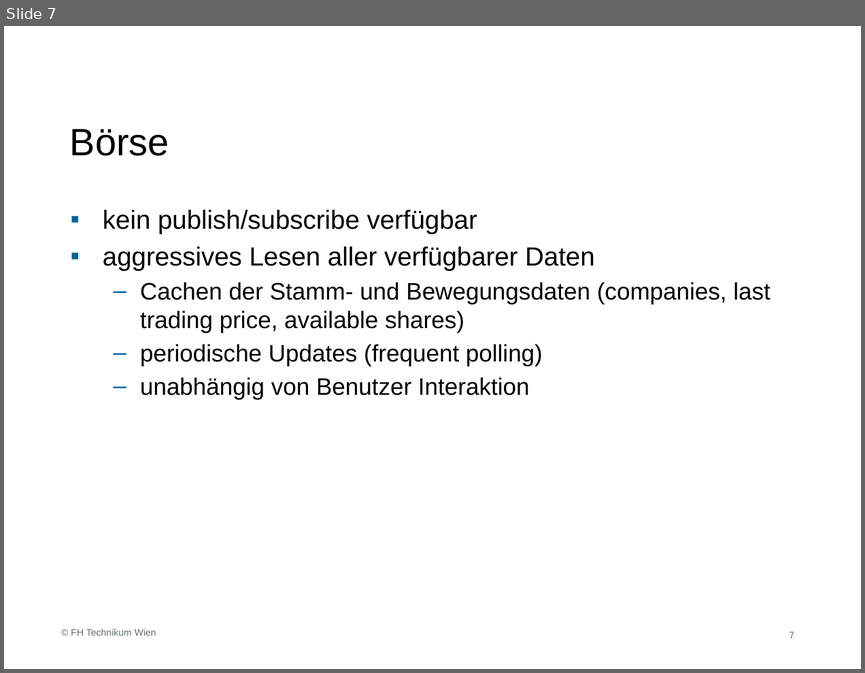
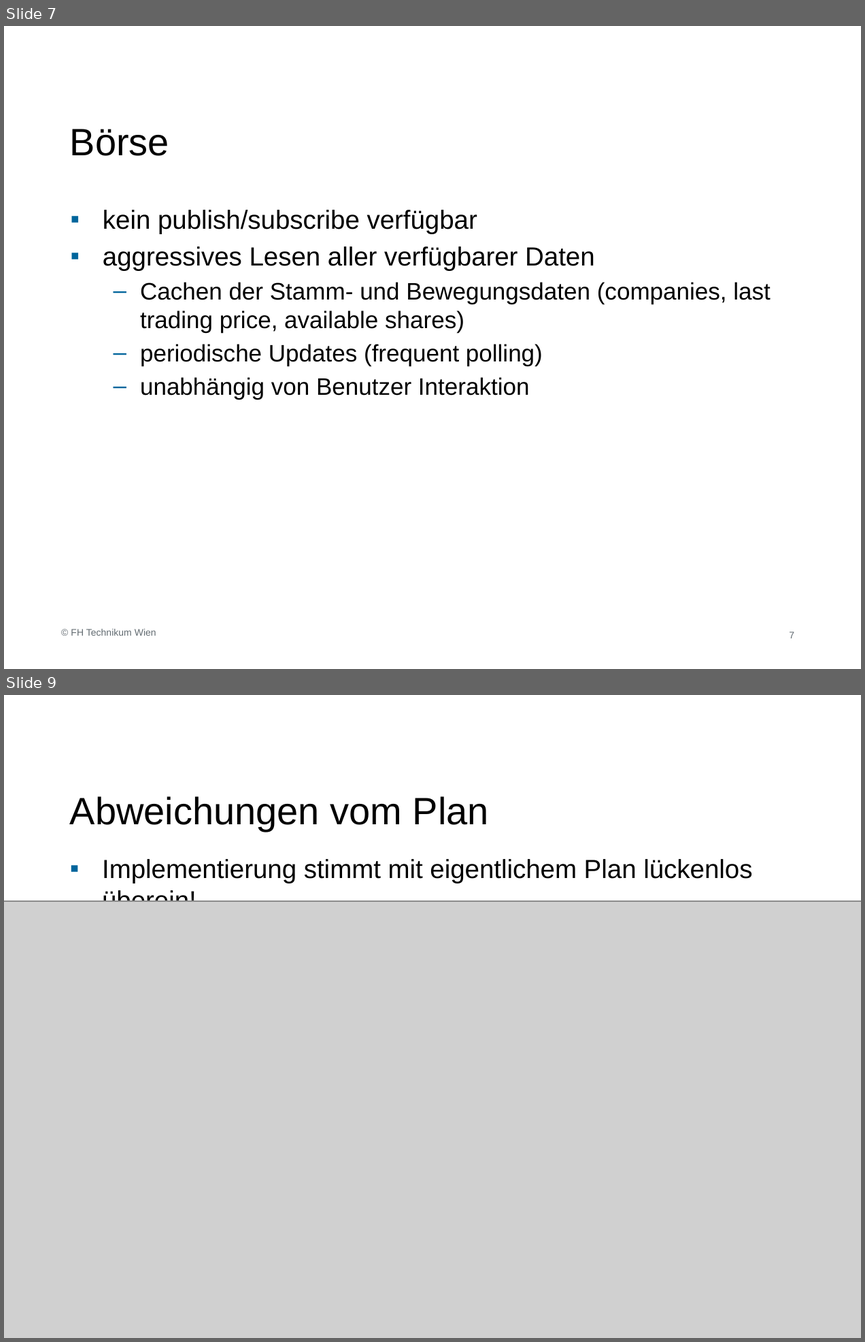
Before and after one commit to halwaxt/bic4-sam, a slide deck: doc/SAM-Trading.pptx. Shown one above the other, each under a label of ours: slide 7 before the commit, slides 7 and 9 after it; the slides between them are not shown. The pictures are 865x673 and 865x1342 pixels, drawn with LibreOffice and Linux fonts; fonts in the diff are those of the drawing; grey boxes stand for pictures; background and template pictures are left out. Boxes give left, top, right and bottom in pixels: in the first picture for what was removed or moved away, otherwise in the second. Text is boxed around its words. In the diff, an @@ line names an element or a change of style, - is before the commit and + after.

```diff
--- a/doc/SAM-Trading.pptx
+++ b/doc/SAM-Trading.pptx
@@ slide 9 added at [4,695,861,1338], background picture (left out) @@
@@ title added at [70,796,489,832], 32 pt, text #000000 @@
+Abweichungen vom Plan
@@ text added at [102,859,752,902], 22 pt, text #000000 @@
+▪ Implementierung stimmt mit eigentlichem Plan lückenlos überein!
@@ picture added at [4,902,861,1338] @@
```
Also in this commit, not shown: 1 slide changed, 2 other slides added, 5 slides removed, 2 other files.
